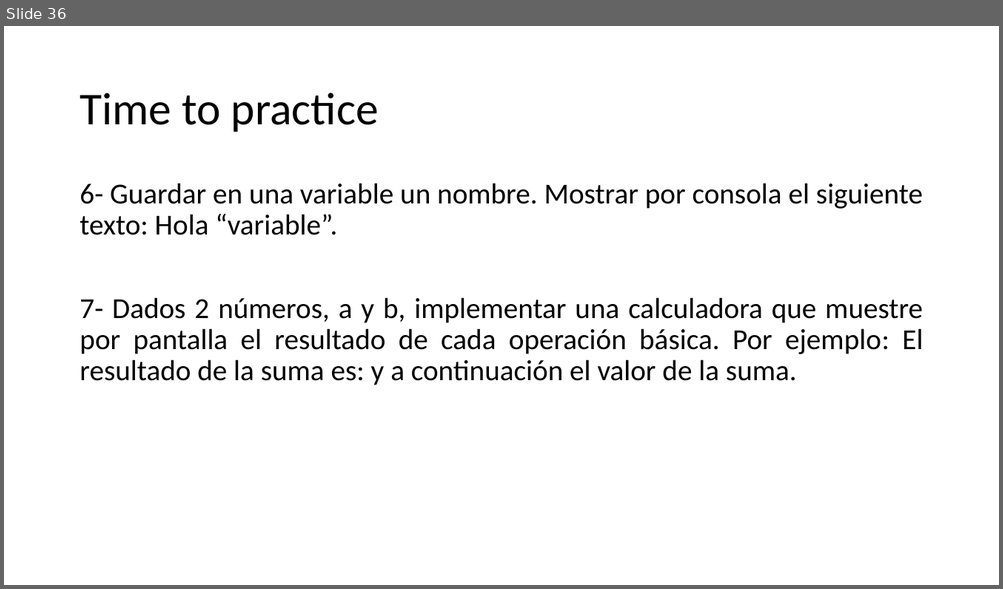
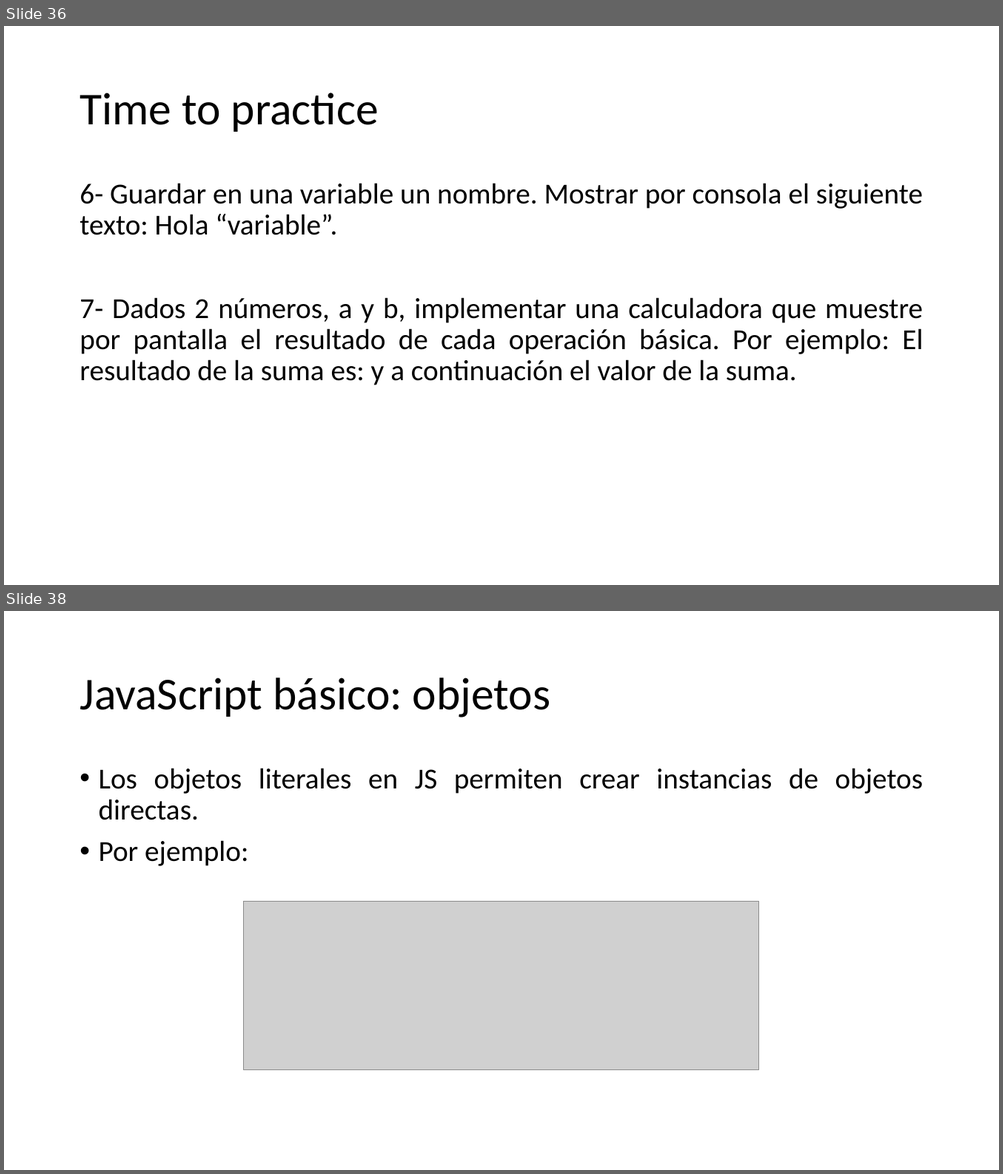
Before and after one commit to SarutobiKonohamaru/js_full_course, a slide deck: Presentacion.pptx. Shown one above the other, each under a label of ours: slide 36 before the commit, slides 36 and 38 after it; the slides between them are not shown. The pictures are 1003x589 and 1003x1174 pixels, drawn with LibreOffice and Linux fonts; fonts in the diff are those of the drawing; grey boxes stand for pictures. Boxes give left, top, right and bottom in pixels: in the first picture for what was removed or moved away, otherwise in the second. Text is boxed around its words. In the diff, an @@ line names an element or a change of style, - is before the commit and + after.

```diff
--- a/Presentacion.pptx
+++ b/Presentacion.pptx
@@ slide 38 added at (x1=4, y1=611, x2=999, y2=1170), background #FFFFFF @@
@@ title added at (x1=79, y1=678, x2=550, y2=718), 44 pt, text #000000 @@
+JavaScript básico: objetos
@@ text added at (x1=99, y1=768, x2=923, y2=866), 28 pt, text #000000 @@
+• Los objetos literales en JS permiten crear instancias de objetos directas.
+• Por ejemplo:
@@ picture added at (x1=244, y1=902, x2=759, y2=1071) @@
```
Also in this commit, not shown: 5 other slides added.
